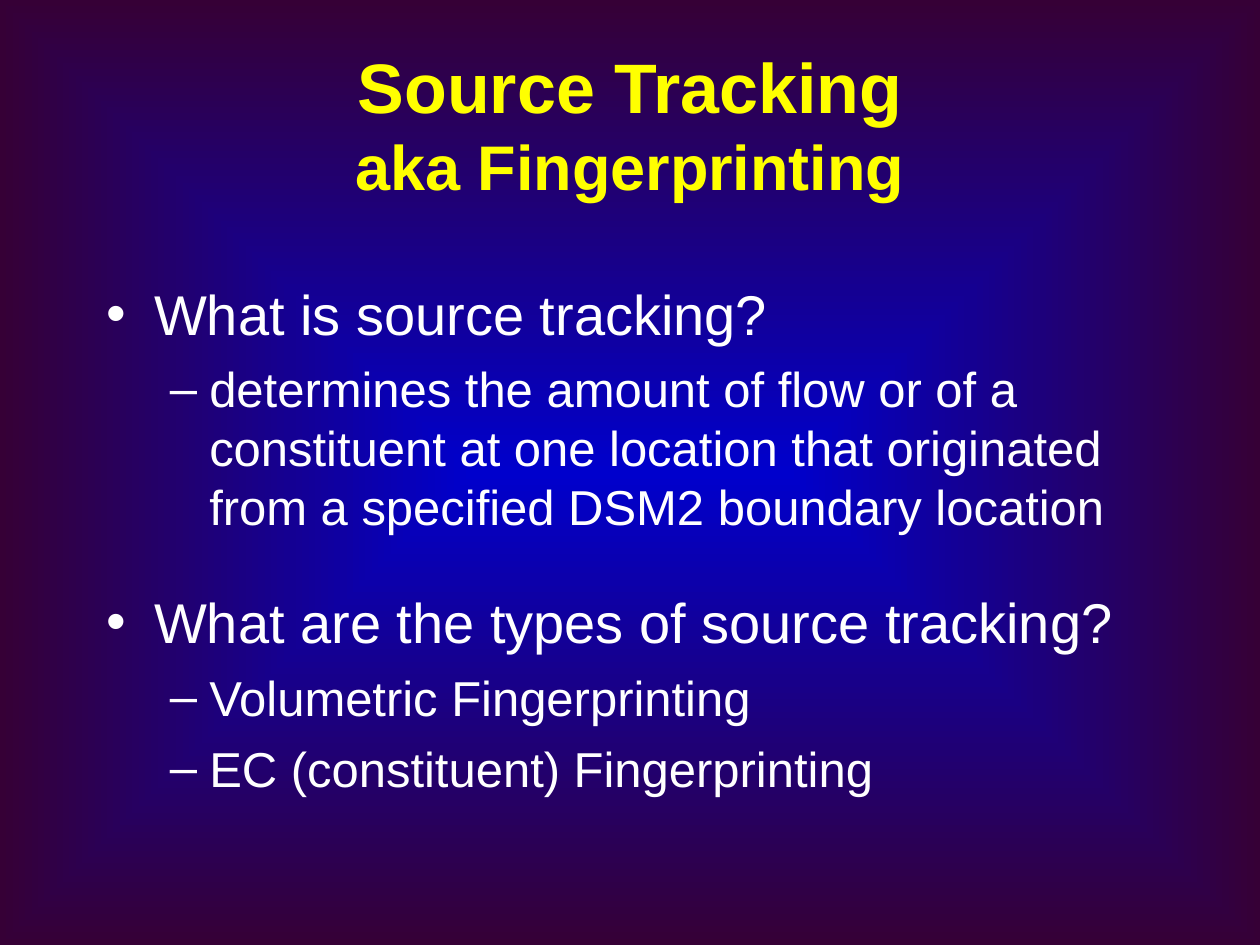
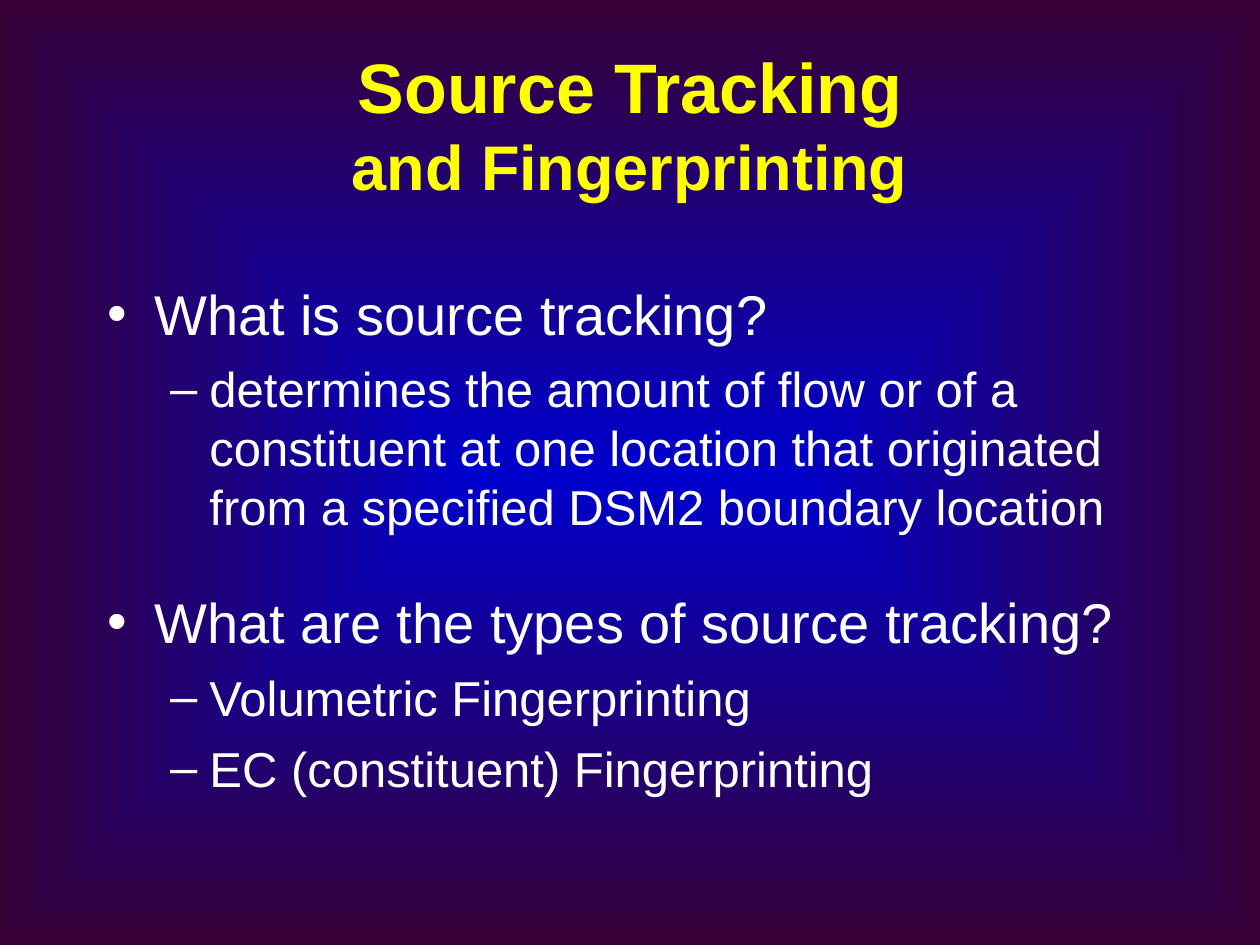
Before and after one commit to CADWRDeltaModeling/dsm2, a slide deck: slide 2 of dsm2/presentations/Source_Tracking.ppt. Drawn at 1260x945 pixels with LibreOffice and Linux fonts; fonts in the diff are those of the drawing. Boxes give left, top, right and bottom in pixels: in the first picture for what was removed or moved away, otherwise in the second. Text is boxed around its words. In the diff, an @@ line names an element or a change of style, - is before the commit and + after.

```diff
--- a/dsm2/presentations/Source_Tracking.ppt
+++ b/dsm2/presentations/Source_Tracking.ppt
@@ title at box(352, 62, 907, 202): text changed @@
-Source Tracking
-aka Fingerprinting
+Source Tracking
+and Fingerprinting
```
Also in this commit, not shown: 2 other slides changed, 3 slides added.
